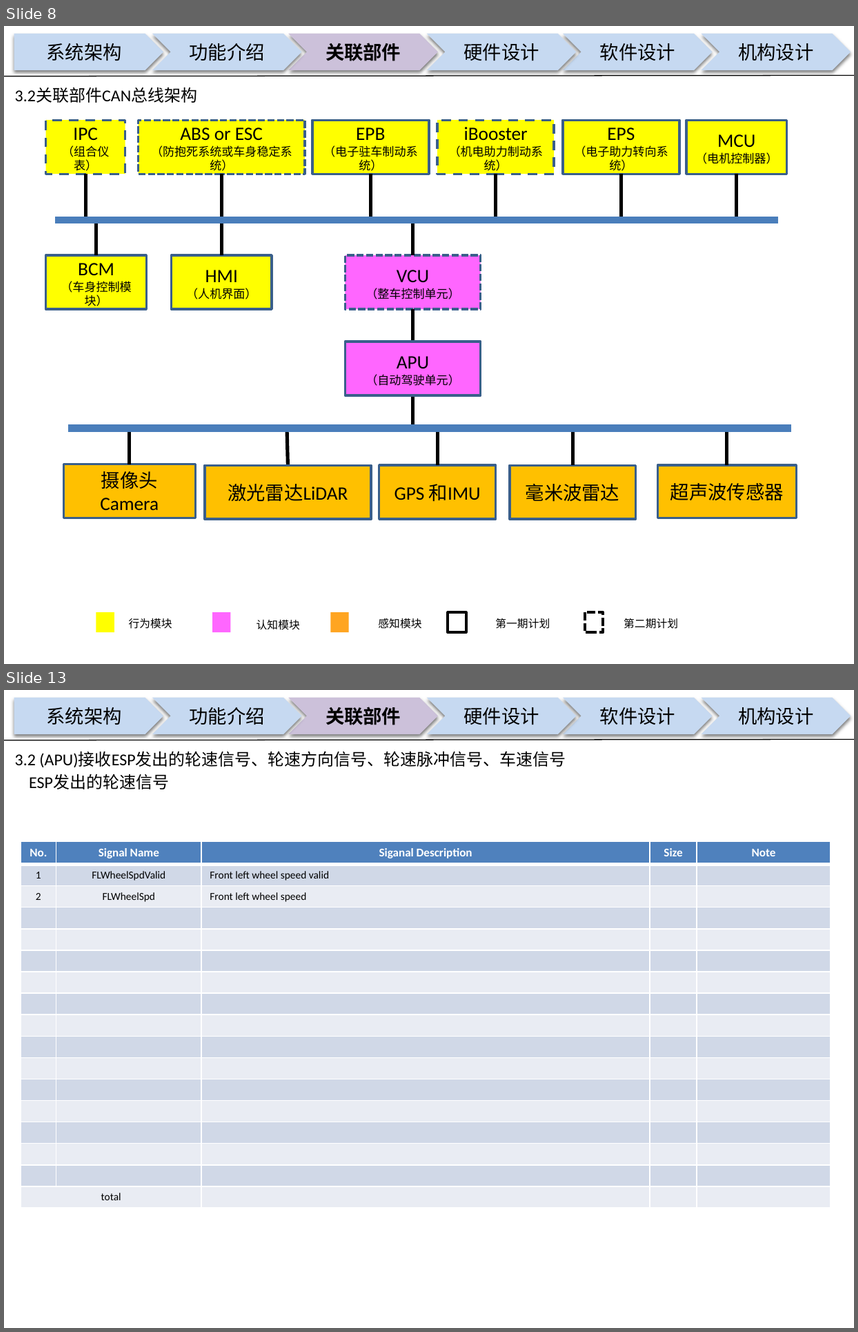
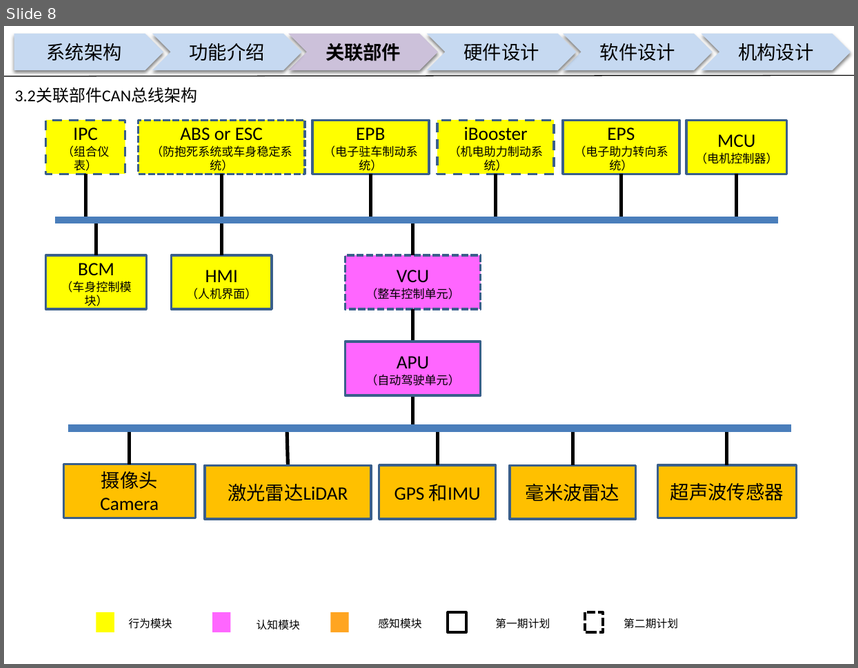
Before and after one commit to guruquan887/VAD01, a slide deck: 01需求分析/docs/specs/00APU设计构想书-VAD01-20180126.pptx. Shown one above the other, each under a label of ours: slides 8 and 13 before the commit, slide 8 after it; the slides between them are not shown. The pictures are 858x1332 and 858x668 pixels, drawn with LibreOffice and Linux fonts; fonts in the diff are those of the drawing; background and template pictures are left out. Boxes give left, top, right and bottom in pixels: in the first picture for what was removed or moved away, otherwise in the second. Text is boxed around its words. In the diff, an @@ line names an element or a change of style, - is before the commit and + after.

Commit message:
关联部件CAN总线TxRxMatrix
关联部件CAN总线TxRxMatrix

```diff
--- a/01需求分析/docs/specs/00APU设计构想书-VAD01-20180126.pptx
+++ b/01需求分析/docs/specs/00APU设计构想书-VAD01-20180126.pptx
@@ slide 13 removed at [4, 690, 854, 1328], background picture (left out) @@
@@ pentagon arrow removed at [14, 698, 164, 734] @@
-系统架构
@@ chevron removed at [152, 698, 301, 734] @@
-功能介绍
@@ chevron removed at [289, 698, 439, 734] @@
-关联部件
@@ chevron removed at [426, 698, 576, 734] @@
-硬件设计
@@ chevron removed at [562, 698, 712, 734] @@
-软件设计
@@ chevron removed at [701, 698, 851, 734] @@
-机构设计
@@ line removed from (4, 740) to (854, 739) @@
@@ text removed at [15, 751, 566, 767] @@
-3.2 (APU)接收ESP发出的轮速信号、轮速方向信号、轮速脉冲信号、车速信号
@@ text removed at [29, 774, 169, 789] @@
-ESP发出的轮速信号
@@ table removed at [21, 841, 831, 1204], 17 rows, 5 columns @@
-No. | Signal Name | Siganal Description | Size | Note
-1 | FLWheelSpdValid | Front left wheel speed valid |  | 
-2 | FLWheelSpd | Front left wheel speed |  | 
- |  |  |  | 
- |  |  |  | 
- |  |  |  | 
- |  |  |  | 
- |  |  |  | 
- |  |  |  | 
- |  |  |  | 
- |  |  |  | 
- |  |  |  | 
- |  |  |  | 
- |  |  |  | 
- |  |  |  | 
- |  |  |  | 
-total |  |  |  | 
```
Also in this commit, not shown: 1 slide changed, 8 other slides removed, 3 other files.
